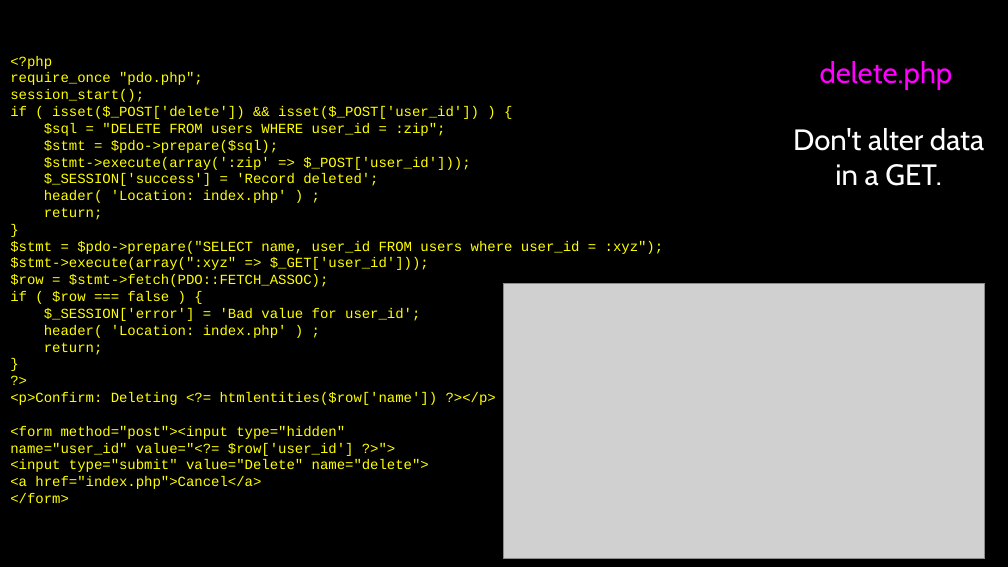
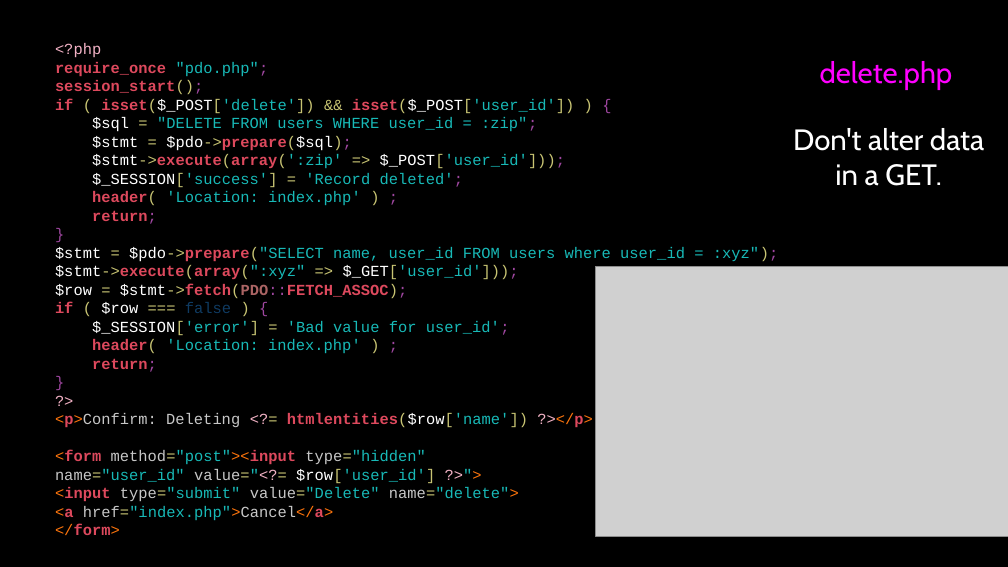
Before and after one commit to csev/wa4e, a slide deck: slide 11 of lectures/PHP-08-CRUD.ppt. Drawn at 1008x567 pixels with LibreOffice and Linux fonts; fonts in the diff are those of the drawing; grey boxes stand for pictures. Boxes give left, top, right and bottom in pixels: in the first picture for what was removed or moved away, otherwise in the second. Text is boxed around its words. In the diff, an @@ line names an element or a change of style, - is before the commit and + after.

```diff
--- a/lectures/PHP-08-CRUD.ppt
+++ b/lectures/PHP-08-CRUD.ppt
@@ text "<?php": place and size @@
-text "<?php" at [10, 56, 664, 503]
+text "<?php" at [55, 43, 779, 535]
@@ text "<?php" at [55, 43, 779, 535]: size 10 to 11 pt; text colour #FFFF00 to #F2B2C5 in "<?php", "?>", "<?= ?></p>", "value="<?= ?>">"; text colour #FFFF00 to #DD495D, bold on in "require_once", "session_start();", "if isset($_POST['delete']) isset($_POST['user_id'])", "$pdo->prepare($sql);" and 14 more places; text colour #FFFF00 to #18B9B7 in ""pdo.php";", "isset($_POST['delete']) isset($_POST['user_id'])", ""DELETE FROM users WHERE user_id = :zip";", "$stmt->execute(array(':zip' $_POST['user_id']));" and 11 more places; text colour #FFFF00 to #9F47A0 in ""pdo.php";", "session_start();", "{", ":zip";" and 14 more places; text colour #FFFF00 to #C8C473 in "session_start();", "( isset($_POST['delete']) && isset($_POST['user_id']) )", "=", "= $pdo->prepare($sql);" and 14 more places; text colour #FFFF00 to #FFFFFF in "isset($_POST['delete']) isset($_POST['user_id'])", "$sql", "$stmt $pdo->prepare($sql);", "$stmt->execute(array(':zip' $_POST['user_id']));" and 8 more places; text colour #FFFF00 to #AB6464 in "$stmt->fetch(PDO::FETCH_ASSOC);"; text colour #FFFF00 to #0F3B62 in "false"; text colour #FFFF00 to #FC740C in "<p>Confirm: ?></p>", "<form method="post"><input", "?>">", "<input name="delete">" and 2 more places; text colour #FFFF00 to #C7C7C7 in "<p>Confirm: Deleting", "method="post"><input type="hidden"", "name="user_id" value="<?=", "type="submit" value="Delete" name="delete">" and 1 more places; vertical alignment middle to top @@
@@ picture: place and size @@
-picture at [504, 283, 985, 558]
+picture at [596, 267, 1008, 537]
```
Also in this commit, not shown: 10 other slides changed, 1 slide added, 1 slide removed.
